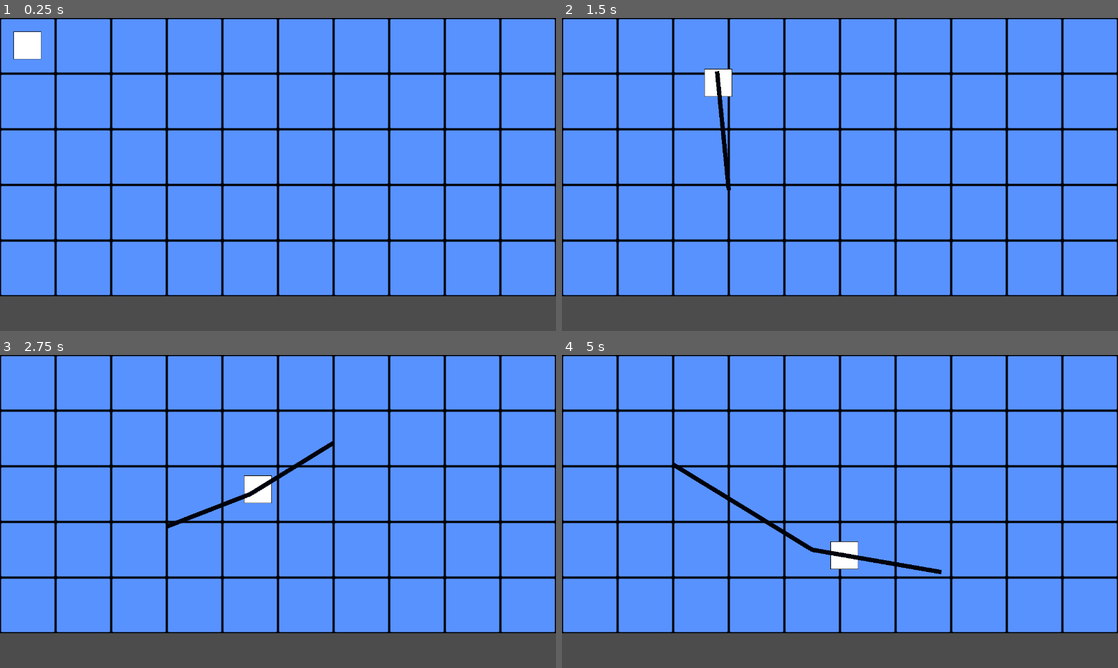
Above: before the commit, frames 1-4 (two rows, left to right).
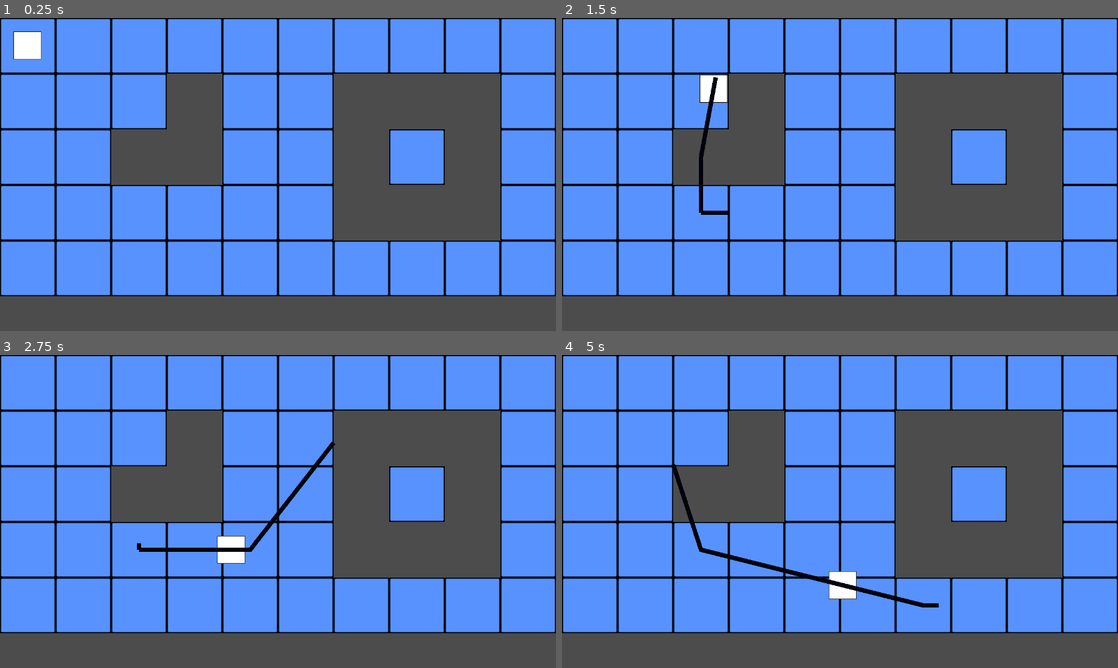
Above: after the commit, the same moments.

Repository: BrokenTwin/TacticsPrototype
Game: Godot game, scene res://Scenes/Level/TestLevel.tscn
Same seed, same stepped clock (60 frames per second), same inputs: the game is played once before the commit and once after it.
Inputs (mouse positions are in pixels of both pictures, inside the frame that each line leads up to):
- Up to frame 1 (0.25 s): no input
- Up to frame 2 (1.5 s): tap Enter at 0.5 s; move the mouse to (962, 158) at 0.52 s; click (962, 158) at 0.67 s; move the mouse to (728, 190) at 1.27 s; click (728, 190) at 1.42 s
- Up to frame 3 (2.75 s): move the mouse to (333, 442) at 2.02 s; click (333, 442) at 2.17 s
- Up to frame 4 (5 s): move the mouse to (812, 574) at 2.77 s; click (812, 574) at 2.92 s; move the mouse to (1006, 558) at 3.52 s; click (1006, 558) at 3.67 s; move the mouse to (673, 464) at 4.27 s; click (673, 464) at 4.42 s

The runs differ from the first frame. In frame 1, 20% of the frame differs, in the area x 20-90%, y 17-72%; in frame 2, 20%; in frame 3, 21%; in frame 4, 21%, in the area x 19-90%, y 17-81%.

Commit message:
Started testing pathing around empty spaces

Diff:
--- a/TacticsRPG/Scenes/Level/TestLevel.tscn
+++ b/TacticsRPG/Scenes/Level/TestLevel.tscn
@@ -13,7 +13,7 @@
 [node name="TileMap" type="TileMap" parent="Navigation2D"]
 tile_set = ExtResource( 2 )
 format = 1
-tile_data = PoolIntArray( 0, 0, 0, 2, 0, 0, 4, 0, 0, 6, 0, 0 …(67 unchanged characters)… , 0, 0, 131074, 0, 0, 131076, 0, 0, 131078, 0, 0, 131080, 0, 0, 131082, 0, 0, 131084, 0, 0, 131086, 0, 0, 131088, 0, 0, 131090, 0, 0, 262144, 0, 0, 262146, 0, 0, 262148, 0, 0, 262150, 0, 0, 262152, 0, 0, 262154, 0, 0, 262156, 0, 0, 262158, 0, 0, 262160, 0, 0, 262162, 0, 0, 393216, 0, 0, 393218, 0, 0, 393220, 0, 0, 393222, 0, 0, 393224, 0, 0, 393226, 0, 0, 393228, 0, 0, 393230, 0, 0, 393232, 0, 0, 393234, 0, 0, 524288, 0, 0, 5242 …(122 unchanged characters)…
+tile_data = PoolIntArray( 0, 0, 0, 2, 0, 0, 4, 0, 0, 6, 0, 0 …(67 unchanged characters)… , 0, 0, 131074, 0, 0, 131076, 0, 0, 131080, 0, 0, 131082, 0, 0, 131090, 0, 0, 262144, 0, 0, 262146, 0, 0, 262152, 0, 0, 262154, 0, 0, 262158, 0, 0, 262162, 0, 0, 393216, 0, 0, 393218, 0, 0, 393220, 0, 0, 393222, 0, 0, 393224, 0, 0, 393226, 0, 0, 393234, 0, 0, 524288, 0, 0, 5242 …(122 unchanged characters)…
 
 [node name="Character" type="Sprite" parent="."]
 position = Vector2( 63.1579, 63.1579 )
@@ -22,3 +22,4 @@
 
 [node name="Line2D" type="Line2D" parent="."]
 default_color = Color( 0.00392157, 0.0117647, 0.0509804, 1 )
+texture_mode = 0
--- a/TacticsRPG/Tilesets/LevelTileset.tscn
+++ b/TacticsRPG/Tilesets/LevelTileset.tscn
@@ -1,38 +1,17 @@
-[gd_scene load_steps=5 format=2]
+[gd_scene load_steps=3 format=2]
 
 [ext_resource path="res://GFX/testLevel/emptySpace.png" type="Texture" id=1]
-[ext_resource path="res://GFX/testLevel/obstacle.png" type="Texture" id=2]
 
-[sub_resource type="RectangleShape2D" id=1]
-extents = Vector2( 64, 64 )
-
-[sub_resource type="RectangleShape2D" id=2]
-extents = Vector2( 64, 64 )
+[sub_resource type="NavigationPolygon" id=1]
+vertices = PoolVector2Array( -64, -64, 64, -64, 64, 64, -64, 64 )
+polygons = [ PoolIntArray( 0, 1, 2, 3 ) ]
+outlines = [ PoolVector2Array( -64, -64, 64, -64, 64, 64, -64, 64 ) ]
 
 [node name="TerrainTiles" type="Node2D"]
 
-[node name="emptySpace" type="Sprite" parent="."]
+[node name="Tile" type="Sprite" parent="."]
 position = Vector2( 256, 192 )
 texture = ExtResource( 1 )
-__meta__ = {
-"_edit_group_": true
-}
 
-[node name="StaticBody2D" type="StaticBody2D" parent="emptySpace"]
-
-[node name="CollisionShape2D" type="CollisionShape2D" parent="emptySpace/StaticBody2D"]
-visible = false
-shape = SubResource( 1 )
-
-[node name="obstacle" type="Sprite" parent="."]
-position = Vector2( 512, 192 )
-texture = ExtResource( 2 )
-__meta__ = {
-"_edit_group_": true
-}
-
-[node name="StaticBody2D" type="StaticBody2D" parent="obstacle"]
-
-[node name="CollisionShape2D" type="CollisionShape2D" parent="obstacle/StaticBody2D"]
-visible = false
-shape = SubResource( 2 )
+[node name="NavigationPolygonInstance" type="NavigationPolygonInstance" parent="Tile"]
+navpoly = SubResource( 1 )
